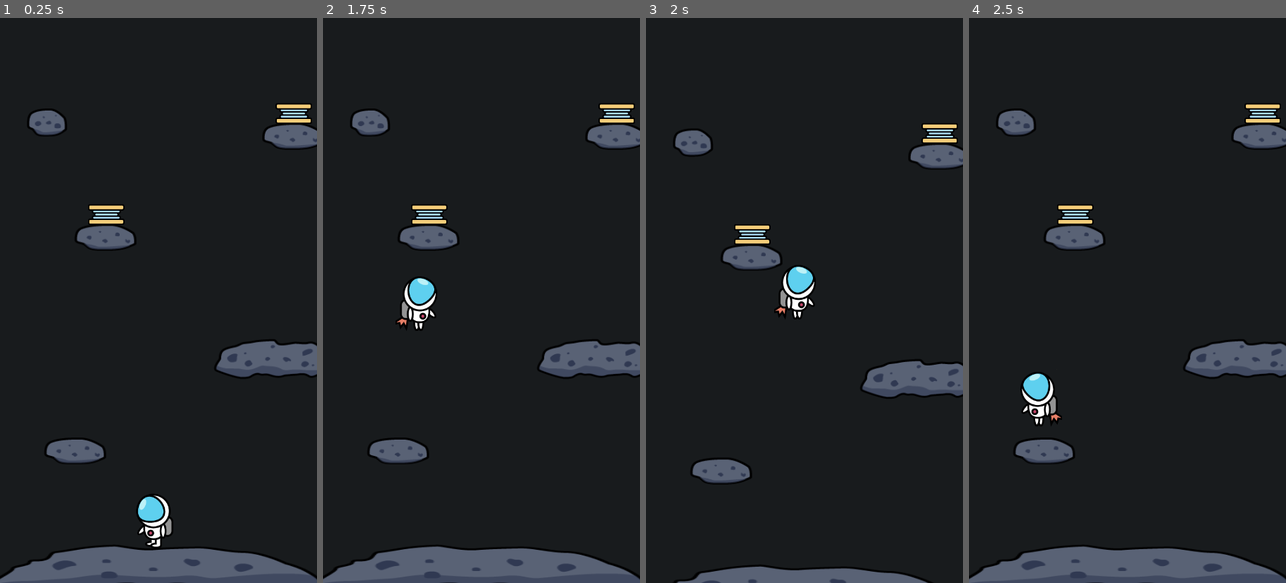
Above: before the commit, frames 1-4 (left to right).
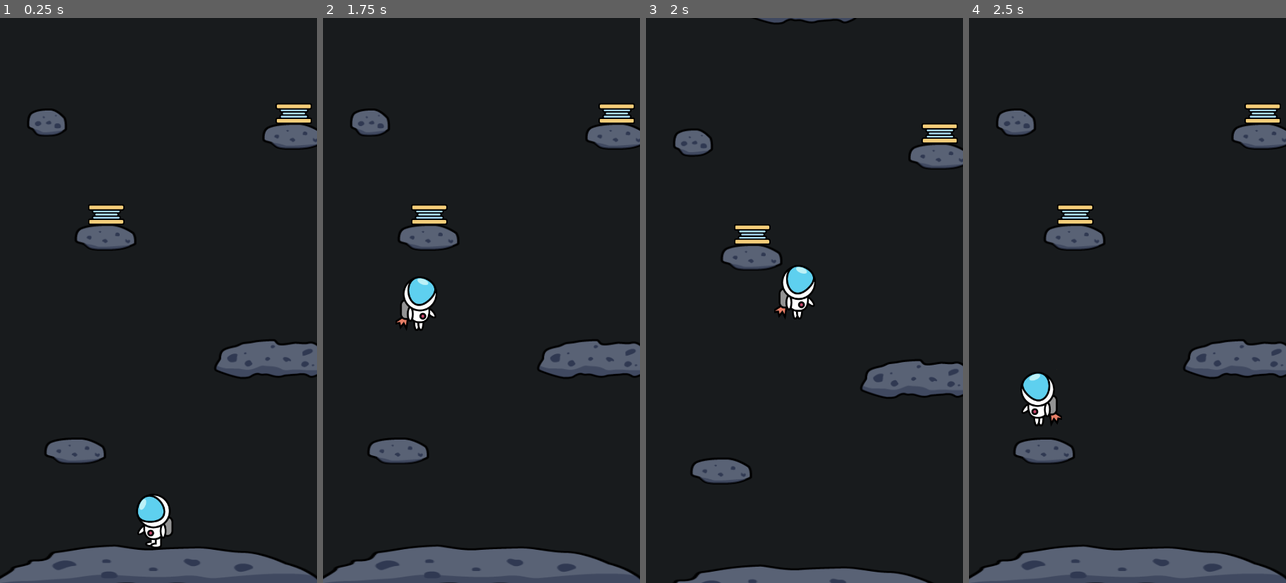
Above: after the commit, the same moments.

Repository: anyu/space-escape
Game: Godot game, scene res://scenes/World.tscn
Same seed, same stepped clock (60 frames per second), same inputs: the game is played once before the commit and once after it.
Inputs:
- Up to frame 1 (0.25 s): no input
- Up to frame 2 (1.75 s): hold D (move_right) from 0.53 s (still down); tap Space (jump) at 0.77, 1.52 s
- Up to frame 3 (2 s): keep holding D (move_right)
- Up to frame 4 (2.5 s): release D (move_right) at 2.03 s; hold A (move_left) from 2.03 s (still down)

Frames 1-2 are identical in both runs. In frame 3, 0.2% of the frame differs, in the area x 33-67%, y 0-2%; in frame 4, nothing differs.

Commit message:
more asteroids

Diff:
--- a/scenes/World.tscn
+++ b/scenes/World.tscn
@@ -106,6 +106,52 @@
 "values": [ 0 ]
 }
 
+[sub_resource type="Animation" id=15]
+length = 0.001
+loop = true
+tracks/0/type = "value"
+tracks/0/path = NodePath("../Sprite:frame")
+tracks/0/interp = 1
+tracks/0/loop_wrap = true
+tracks/0/imported = false
+tracks/0/enabled = true
+tracks/0/keys = {
+"times": PoolRealArray( 0 ),
+"transitions": PoolRealArray( 1 ),
+"update": 0,
+"values": [ 0 ]
+}
+
+[sub_resource type="Animation" id=16]
+resource_name = "active"
+tracks/0/type = "value"
+tracks/0/path = NodePath("../Sprite:frame")
+tracks/0/interp = 1
+tracks/0/loop_wrap = true
+tracks/0/imported = false
+tracks/0/enabled = true
+tracks/0/keys = {
+"times": PoolRealArray( 0, 0.1 ),
+"transitions": PoolRealArray( 1, 1 ),
+"update": 1,
+"values": [ 0, 1 ]
+}
+
+[sub_resource type="Animation" id=17]
+resource_name = "idle"
+tracks/0/type = "value"
+tracks/0/path = NodePath("../Sprite:frame")
+tracks/0/interp = 1
+tracks/0/loop_wrap = true
+tracks/0/imported = false
+tracks/0/enabled = true
+tracks/0/keys = {
+"times": PoolRealArray( 0 ),
+"transitions": PoolRealArray( 1 ),
+"update": 1,
+"values": [ 0 ]
+}
+
 [sub_resource type="Curve2D" id=14]
 _data = {
 "points": PoolVector2Array( 0, 0, 0, 0, 0, 8, 0, 0, 0, 0, 720, 8, 0, 0, 0, 0, 720, 1288, 0, 0, 0, 0, 0, 1288, 0, 0, 0, 0, 0, 8 )
@@ -151,7 +197,77 @@
 
 [node name="Asteroid" parent="." instance=ExtResource( 6 )]
 
+[node name="Spring1" type="Area2D" parent="."]
+z_index = 1
+script = ExtResource( 4 )
+__meta__ = {
+"_edit_group_": true
+}
+
+[node name="Sprite" type="Sprite" parent="Spring1"]
+position = Vector2( 241, 437 )
+texture = ExtResource( 3 )
+hframes = 2
+
+[node name="CollisionShape2D" type="CollisionShape2D" parent="Spring1"]
+position = Vector2( 242, 445 )
+shape = SubResource( 1 )
+
+[node name="AnimationPlayer" type="AnimationPlayer" parent="Spring1"]
+root_node = NodePath("../CollisionShape2D")
+anims/RESET = SubResource( 8 )
+anims/active = SubResource( 9 )
+anims/idle = SubResource( 10 )
+
+[node name="Asteroid-med1" parent="." instance=ExtResource( 6 )]
+position = Vector2( 69, -484 )
+
+[node name="Spring2" type="Area2D" parent="."]
+position = Vector2( 426, -229 )
+z_index = 1
+script = ExtResource( 4 )
+__meta__ = {
+"_edit_group_": true
+}
+
+[node name="Sprite" type="Sprite" parent="Spring2"]
+position = Vector2( 241, 437 )
+texture = ExtResource( 3 )
+hframes = 2
+
+[node name="CollisionShape2D" type="CollisionShape2D" parent="Spring2"]
+position = Vector2( 242, 445 )
+shape = SubResource( 1 )
+
+[node name="AnimationPlayer" type="AnimationPlayer" parent="Spring2"]
+root_node = NodePath("../CollisionShape2D")
+anims/RESET = SubResource( 11 )
+anims/active = SubResource( 12 )
+anims/idle = SubResource( 13 )
+
+[node name="Asteroid-med2" parent="." instance=ExtResource( 6 )]
+position = Vector2( 495, -713 )
+__meta__ = {
+"_edit_group_": true
+}
+
+[node name="Asteroid-med3" parent="." instance=ExtResource( 6 )]
+position = Vector2( -9, -1417 )
+__meta__ = {
+"_edit_group_": true
+}
+
+[node name="Asteroid-lg" parent="." instance=ExtResource( 9 )]
+position = Vector2( 440, -208 )
+
+[node name="Asteroid-lg2" parent="." instance=ExtResource( 9 )]
+position = Vector2( 184, -1056 )
+
+[node name="Asteroid-lg3" parent="." instance=ExtResource( 9 )]
+position = Vector2( 16, -2216 )
+
 [node name="Spring3" type="Area2D" parent="."]
+position = Vector2( 144, -1200 )
 z_index = 1
 script = ExtResource( 4 )
 __meta__ = {
@@ -169,41 +285,18 @@
 
 [node name="AnimationPlayer" type="AnimationPlayer" parent="Spring3"]
 root_node = NodePath("../CollisionShape2D")
-anims/RESET = SubResource( 8 )
-anims/active = SubResource( 9 )
-anims/idle = SubResource( 10 )
-
-[node name="Asteroid3" parent="." instance=ExtResource( 6 )]
-position = Vector2( 69, -484 )
-
-[node name="Spring4" type="Area2D" parent="."]
-position = Vector2( 426, -229 )
-z_index = 1
-script = ExtResource( 4 )
-__meta__ = {
-"_edit_group_": true
-}
-
-[node name="Sprite" type="Sprite" parent="Spring4"]
-position = Vector2( 241, 437 )
-texture = ExtResource( 3 )
-hframes = 2
-
-[node name="CollisionShape2D" type="CollisionShape2D" parent="Spring4"]
-position = Vector2( 242, 445 )
-shape = SubResource( 1 )
-
-[node name="AnimationPlayer" type="AnimationPlayer" parent="Spring4"]
-root_node = NodePath("../CollisionShape2D")
-anims/RESET = SubResource( 11 )
-anims/active = SubResource( 12 )
-anims/idle = SubResource( 13 )
-
-[node name="Asteroid4" parent="." instance=ExtResource( 6 )]
-position = Vector2( 495, -713 )
-__meta__ = {
-"_edit_group_": true
-}
+anims/RESET = SubResource( 15 )
+anims/active = SubResource( 16 )
+anims/idle = SubResource( 17 )
+
+[node name="Asteroid-sm" parent="." instance=ExtResource( 10 )]
+position = Vector2( -64, -744 )
+
+[node name="Asteroid-sm2" parent="." instance=ExtResource( 10 )]
+position = Vector2( 456, -1192 )
+
+[node name="Asteroid-sm3" parent="." instance=ExtResource( 10 )]
+position = Vector2( 216, -1680 )
 
 [node name="MeteoroidTimer" type="Timer" parent="."]
 wait_time = 0.5
@@ -224,13 +317,8 @@
 rotation = 1.5708
 collision_layer = 0
 
-[node name="Asteroid-lg" parent="." instance=ExtResource( 9 )]
-position = Vector2( 440, -208 )
-
-[node name="Asteroid-sm" parent="." instance=ExtResource( 10 )]
-position = Vector2( -64, -744 )
-
+[connection signal="body_entered" from="Spring1" to="Player" method="_on_Spring_body_entered"]
+[connection signal="body_entered" from="Spring2" to="Player" method="_on_Spring_body_entered"]
 [connection signal="body_entered" from="Spring3" to="Player" method="_on_Spring_body_entered"]
-[connection signal="body_entered" from="Spring4" to="Player" method="_on_Spring_body_entered"]
 [connection signal="timeout" from="MeteoroidTimer" to="." method="_on_MeteoroidTimer_timeout"]
 [connection signal="timeout" from="StartTimer" to="." method="_on_StartTimer_timeout"]
Not shown: 1 places in scenes/World.tscn that only renumber resources
